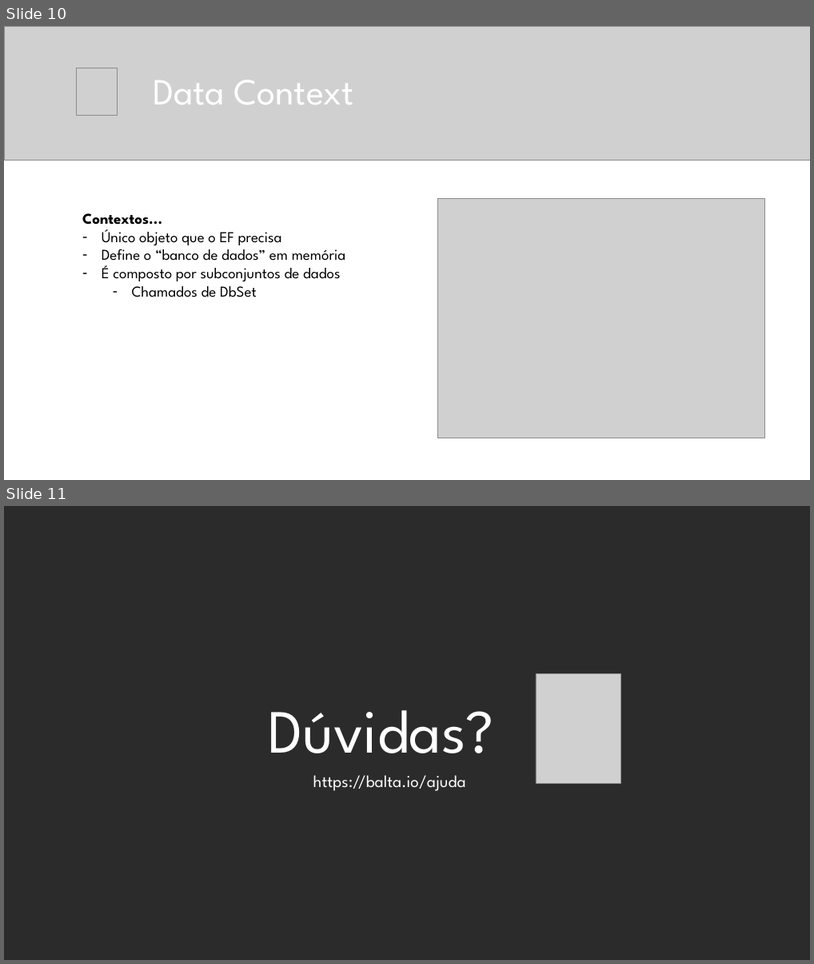
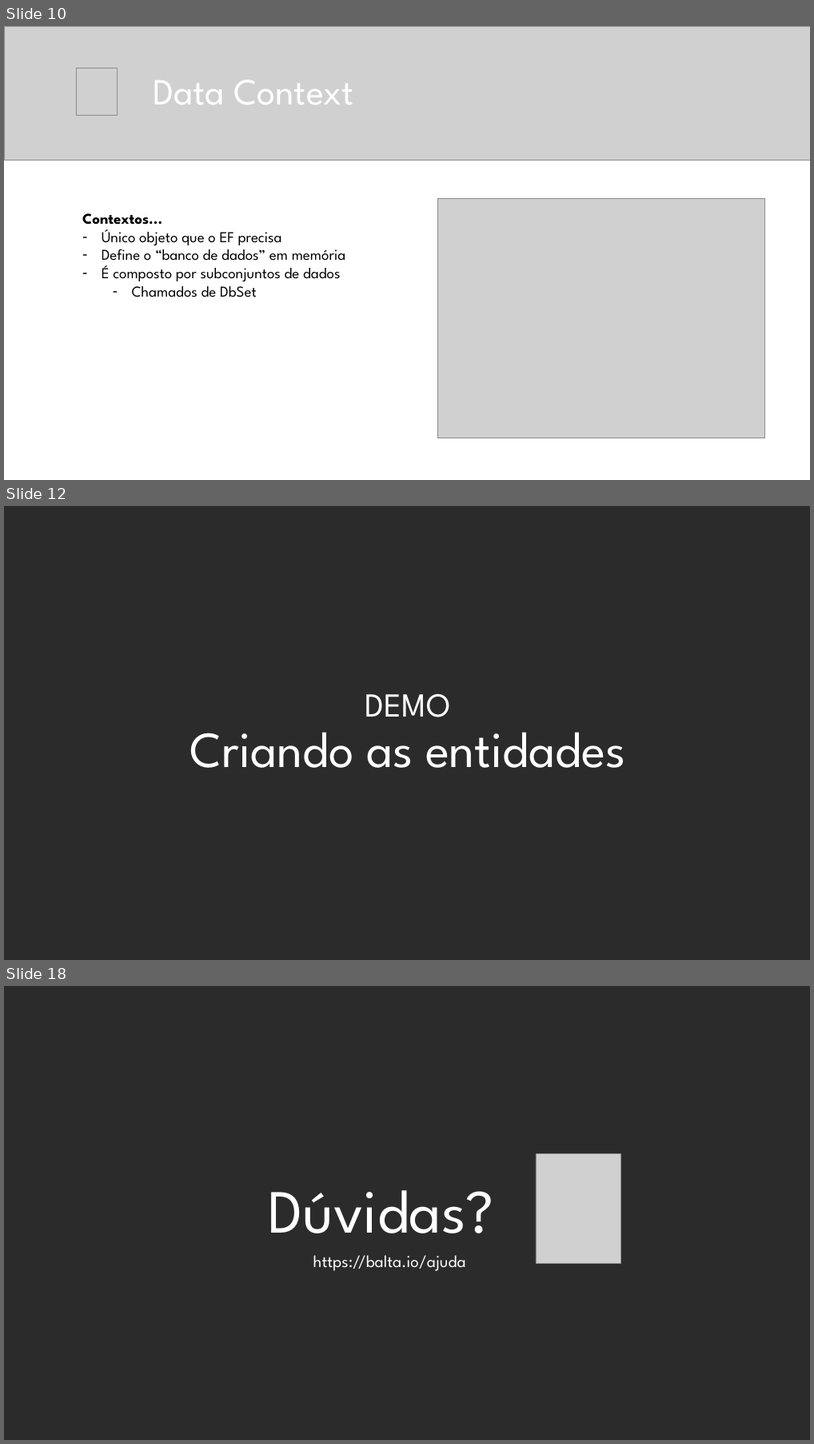
Before and after one commit to balta-io/2808, a slide deck: 2808.pptx. Shown one above the other, each under a label of ours: slides 10 and 11 before the commit, slides 10, 12 and 18 after it; the slides between them are not shown. The pictures are 814x964 and 814x1444 pixels, drawn with LibreOffice and Linux fonts; fonts in the diff are those of the drawing; grey boxes stand for pictures; background and template pictures are left out; a plain dark background stands for a picture behind light text. Boxes give left, top, right and bottom in pixels: in the first picture for what was removed or moved away, otherwise in the second. Text is boxed around its words. In the diff, an @@ line names an element or a change of style, - is before the commit and + after.

```diff
--- a/2808.pptx
+++ b/2808.pptx
@@ slide 12 added at <box>4,506,810,960</box>, background picture (left out) @@
@@ title added at <box>190,694,626,768</box>, 60 pt, text #FFFFFF @@
+DEMO
+Criando as entidades
@@ what was slide 11 is now slide 18 @@
```
Also in this commit, not shown: 6 other slides added.
